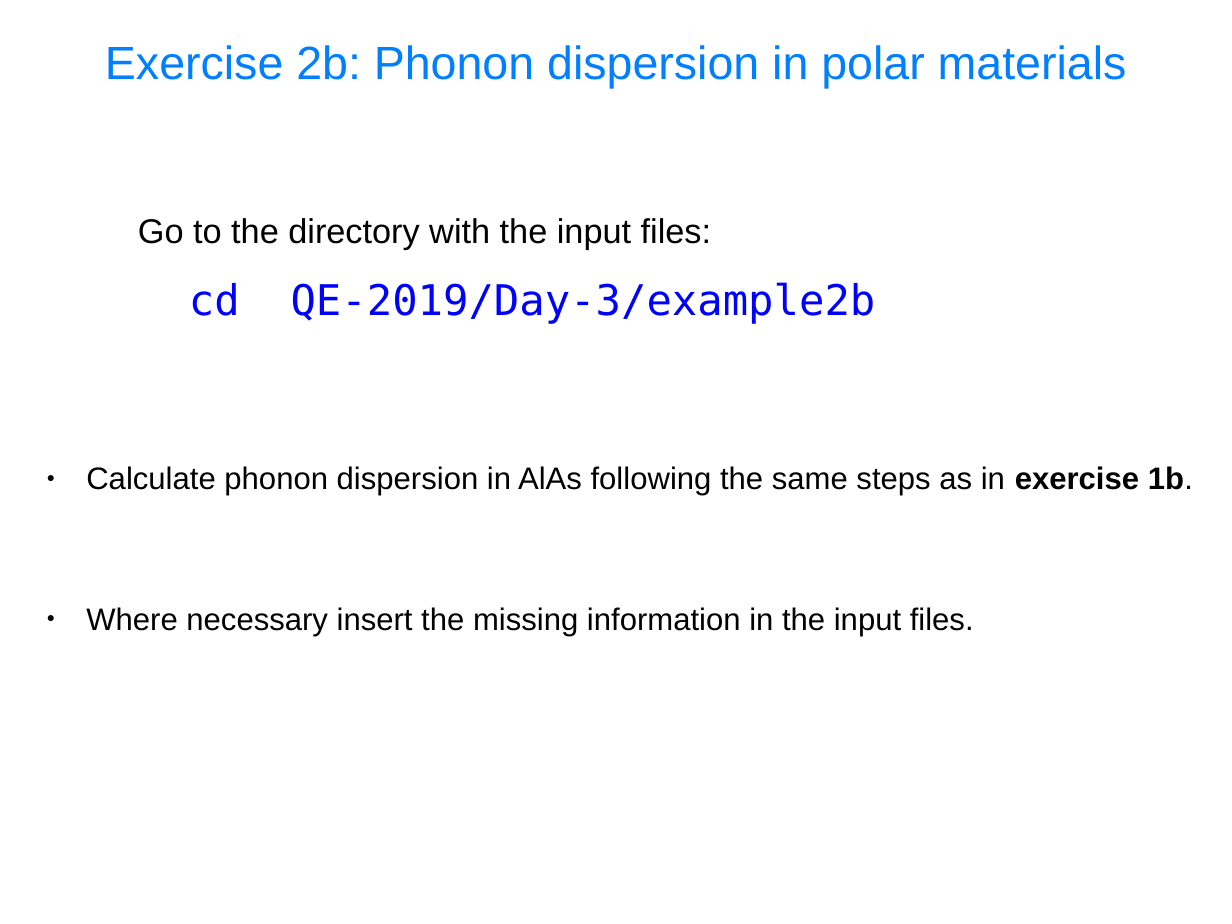
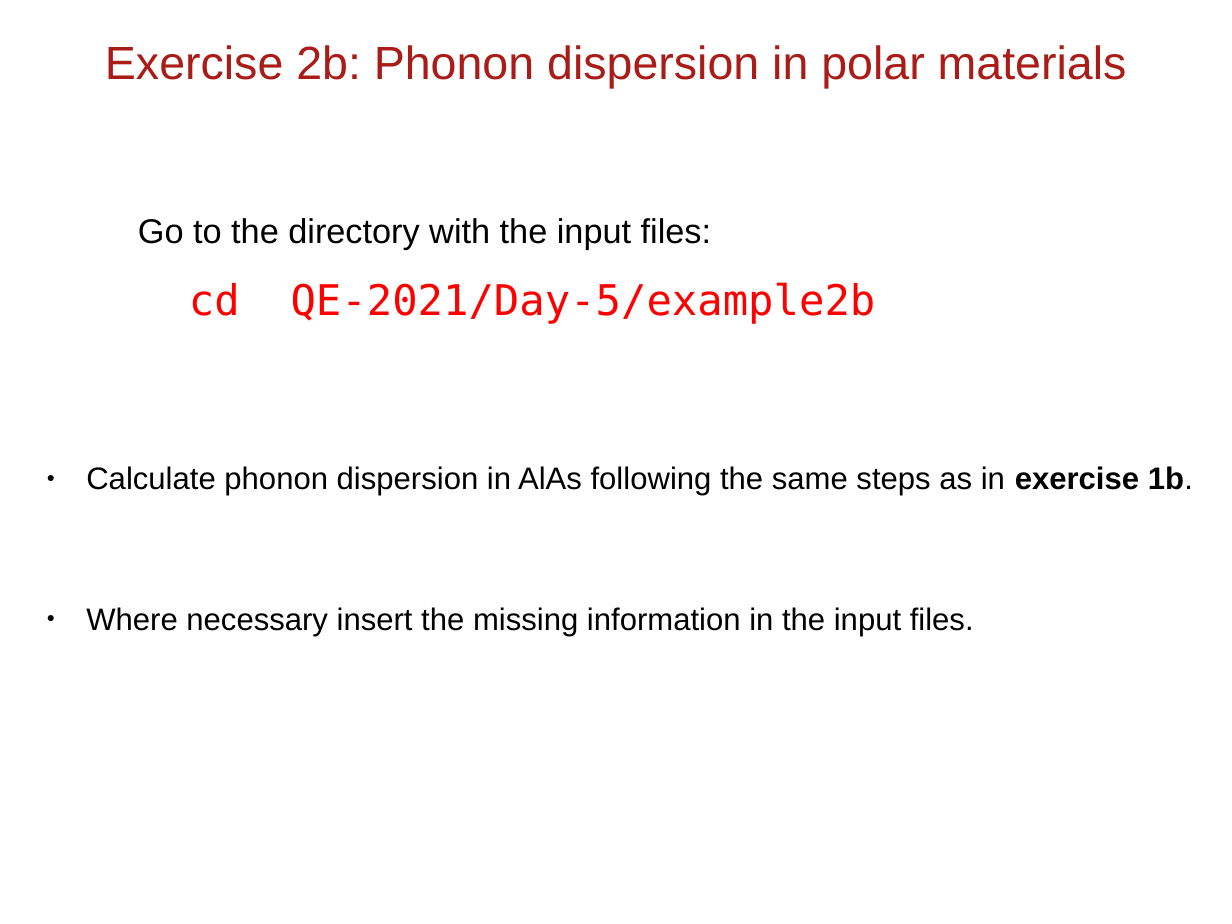
Before and after one commit to thepranab/materials-for-max-qe2021-online-school, a slide deck: slide 38 of slides.sources/handson-day5.odp. Drawn at 1232x924 pixels with LibreOffice and Linux fonts; fonts in the diff are those of the drawing. Boxes give left, top, right and bottom in pixels: in the first picture for what was removed or moved away, otherwise in the second. Text is boxed around its words. In the diff, an @@ line names an element or a change of style, - is before the commit and + after.

```diff
--- a/slides.sources/handson-day5.odp
+++ b/slides.sources/handson-day5.odp
@@ title "Exercise 2b: Phonon dispersion in ..." at (x1=105, y1=45, x2=1127, y2=89): text colour #007FFF to #AA1C18 @@
@@ text at (x1=189, y1=282, x2=876, y2=324): text changed; text colour #0000FF to #FF0000 @@
-cd QE-2019/Day-3/example2b
+cd QE-2021/Day-5/example2b
```
Also in this commit, not shown: 43 other slides changed, 3 slides added, 1 slide removed, 3 other files.
